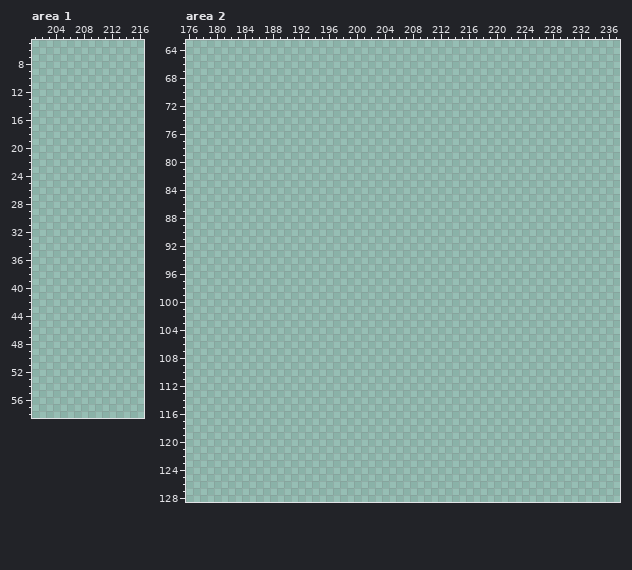
Two versions of one pixel-art file, assets/aseprite/decor.aseprite. The first picture shows the starting point.
256x256 pixels, 1 frame. Shown: area 1: x 201..216, y 5..58; area 2: x 176..237, y 63..128. The old version is drawn lined up with the new one, on the new canvas. The commit also changed other parts of the picture, which this record leaves out.
The same view after the edit:
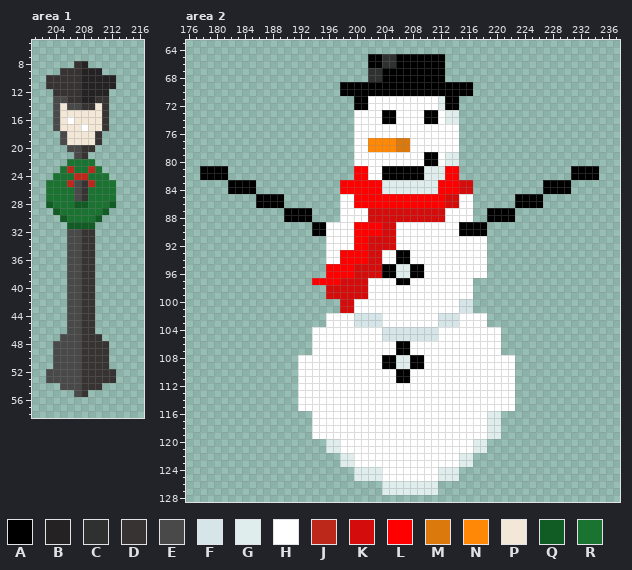
Palette (. is transparent): A #000000  B #242222  C #2f3130  D #373333  E #494949  F #d6e5e7  G #dfedec  H #ffffff  J #bc291b  K #d50c0c  L #ff0000  M #db790d  N #ff8907  P #f3e8d7  Q #115b24  R #1b7332
Difference:
canvas 256x256 -> 256x129 (the part of the old canvas that was cut away was empty and is not shown)
Changed rows in their new state; - is an unchanged pixel.
Area 1:
first column x 203:
 8 ----DB----
 9 --DDDBBB--
10 DDDDDBBBBB
11 DDDDDBBBBB
12 -DDDDBBBB-
13 -EEDDBBDD-
14 -EPEEDDPD-
15 -EPPPPPPD-
16 -EPHPPPPD-
17 -EPPPHPPD-
18 --EPPPPD--
19 --EPPPPD--
20 ---EEDD---
21 ----ED----
22 ---RRRR---
23 --RJRRJR--
24 -RRRJJRRR-
25 RRRJEDJRRR
26 RRRREDRRRR
27 RRRREDRRRR
28 QRRRQQRRRQ
29 -QRRRRRRQ-
30 --QRRRRQ--
31 ---QQQQ---
32 ---EEDD---
33 ---EEDD---
34 ---EEDD---
35 ---EEDD---
36 ---EEDD---
37 ---EEDD---
38 ---EEDD---
39 ---EEDD---
40 ---EEDD---
41 ---EEDD---
42 ---EEDD---
43 ---EEDD---
44 ---EEDD---
45 ---EEDD---
46 ---EEDD---
47 --EEEDDD--
48 -EEEEDDDD-
49 -EEEEDDDD-
50 -EEEEDDDD-
51 -EEEEDDDD-
52 EEEEEDDDDD
53 EEEEEDDDDD
54 --EEEDDD--
55 ----ED----
Area 2:
first column x 178:
 65 ------------------------AACCAAAAAAA----------------------
 66 ------------------------AACCAAAAAAA----------------------
 67 ------------------------CCAAAAAAAAA----------------------
 68 ------------------------CCAAAAAAAAA----------------------
 69 --------------------AAAAAAAAAAAAAAAAAAA------------------
 70 --------------------AAAAAAAAAAAAAAAAAAA------------------
 71 ----------------------AAHHHHHHHHHHGAA--------------------
 72 ----------------------AAHHHHHHHHHHGAA--------------------
 73 ----------------------HHHHAAHHHHAAHGG--------------------
 74 ----------------------HHHHAAHHHHAAHGG--------------------
 75 ----------------------HHHHHHHHHHHHHHH--------------------
 76 ----------------------HHHHHHHHHHHHHHH--------------------
 77 ----------------------HHNNNNMMHHHHHHH--------------------
 78 ----------------------HHNNNNMMHHHHHHH--------------------
 79 ----------------------HHHHHHHHHHAAHGG--------------------
 80 ----------------------HHHHHHHHHHAAHGG--------------------
 81 AAAA------------------LLHHAAAAAAGGGLL----------------AAAA
 82 AAAA------------------LLHHAAAAAAGGGLL----------------AAAA
 83 ----AAAA------------LLLLLLGGGGGGGGLLLKK----------AAAA----
 84 ----AAAA------------LLLLLLGGGGGGGGLLLKK----------AAAA----
 85 --------AAAA--------HHLLLLLLLLLLLLLKKHH------AAAA--------
 86 --------AAAA--------HHLLLLLLLLLLLLLKKHH------AAAA--------
 87 ------------AAAA----HHHHKKKKKKKKKKKHHHH--AAAA------------
 88 ------------AAAA----HHHHKKKKKKKKKKKHHHH--AAAA------------
 89 ----------------AAHHHHLLLLKKHHHHHHHHHAAAA----------------
 90 ----------------AAHHHHLLLLKKHHHHHHHHHAAAA----------------
 91 ------------------HHHHLLKKKKHHHHHHHHHHHHH----------------
 92 ------------------HHHHLLKKKKHHHHHHHHHHHHH----------------
 93 ------------------HHLLLLKKHHAAHHHHHHHHHHH----------------
 94 ------------------HHLLLLKKHHAAHHHHHHHHHHH----------------
 95 ------------------LLLLKKKKAAGGAAHHHHHHHHH----------------
 96 ------------------LLLLKKKKAAGGAAHHHHHHHHH----------------
 97 ----------------LLLLKKKKHHHHAAHHHHHHHHH------------------
 98 ------------------KKKKKKHHHHHHHHHHHHHHH------------------
 99 ------------------KKKKKKHHHHHHHHHHHHHHH------------------
100 --------------------KKHHHHHHHHHHHHHHHFF------------------
101 --------------------KKHHHHHHHHHHHHHHHFF------------------
102 ------------------HHHHFFFFHHHHHHHHFFFHHHH----------------
103 ------------------HHHHFFFFHHHHHHHHFFFHHHH----------------
104 ----------------HHHHHHHHHHFFFFFFFFHHHHHHHHH--------------
105 ----------------HHHHHHHHHHFFFFFFFFHHHHHHHHH--------------
106 ----------------HHHHHHHHHHHHAAHHHHHHHHHHHHH--------------
107 ----------------HHHHHHHHHHHHAAHHHHHHHHHHHHH--------------
108 --------------HHHHHHHHHHHHAAGGAAHHHHHHHHHHHHH------------
109 --------------HHHHHHHHHHHHAAGGAAHHHHHHHHHHHHH------------
110 --------------HHHHHHHHHHHHHHAAHHHHHHHHHHHHHHH------------
111 --------------HHHHHHHHHHHHHHAAHHHHHHHHHHHHHHH------------
112 --------------HHHHHHHHHHHHHHHHHHHHHHHHHHHHHHH------------
113 --------------HHHHHHHHHHHHHHHHHHHHHHHHHHHHHHH------------
114 --------------HHHHHHHHHHHHHHHHHHHHHHHHHHHHHHH------------
115 --------------HHHHHHHHHHHHHHHHHHHHHHHHHHHHHHH------------
116 ----------------HHHHHHHHHHHHHHHHHHHHHHHHHGG--------------
117 ----------------HHHHHHHHHHHHHHHHHHHHHHHHHGG--------------
118 ----------------HHHHHHHHHHHHHHHHHHHHHHHHHGG--------------
119 ----------------HHHHHHHHHHHHHHHHHHHHHHHHHGG--------------
120 ------------------GGHHHHHHHHHHHHHHHHHHHGG----------------
121 ------------------GGHHHHHHHHHHHHHHHHHHHGG----------------
122 --------------------GGHHHHHHHHHHHHHHHGG------------------
123 --------------------GGHHHHHHHHHHHHHHHGG------------------
124 ----------------------GGGGHHHHHHHHGGG--------------------
125 ----------------------GGGGHHHHHHHHGGG--------------------
126 --------------------------GGGGGGGG-----------------------
127 --------------------------GGGGGGGG-----------------------
Boxes around the changes in both pictures, in picture pixels (x1, y1, x2, y2):
added: (46, 61, 116, 397)
added: (200, 54, 599, 495)
